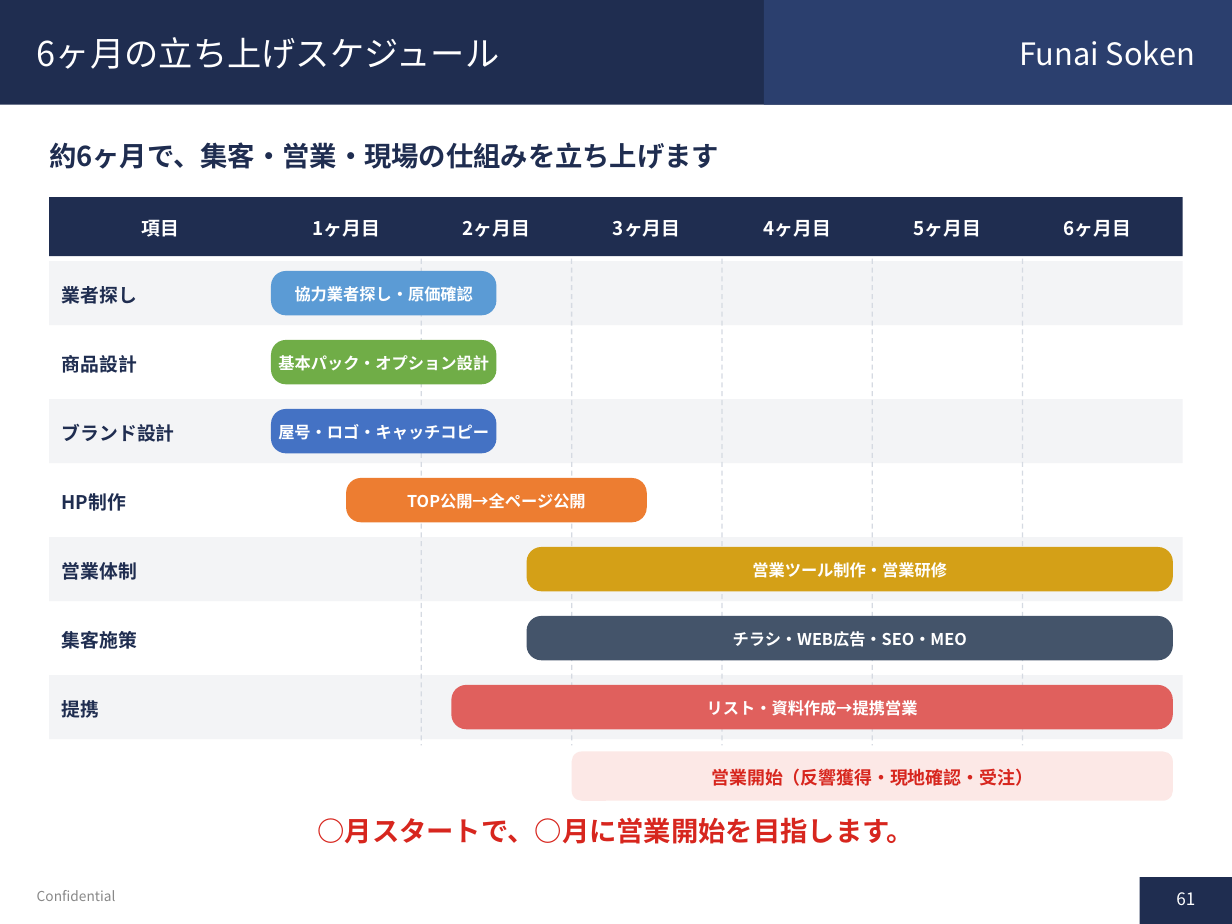
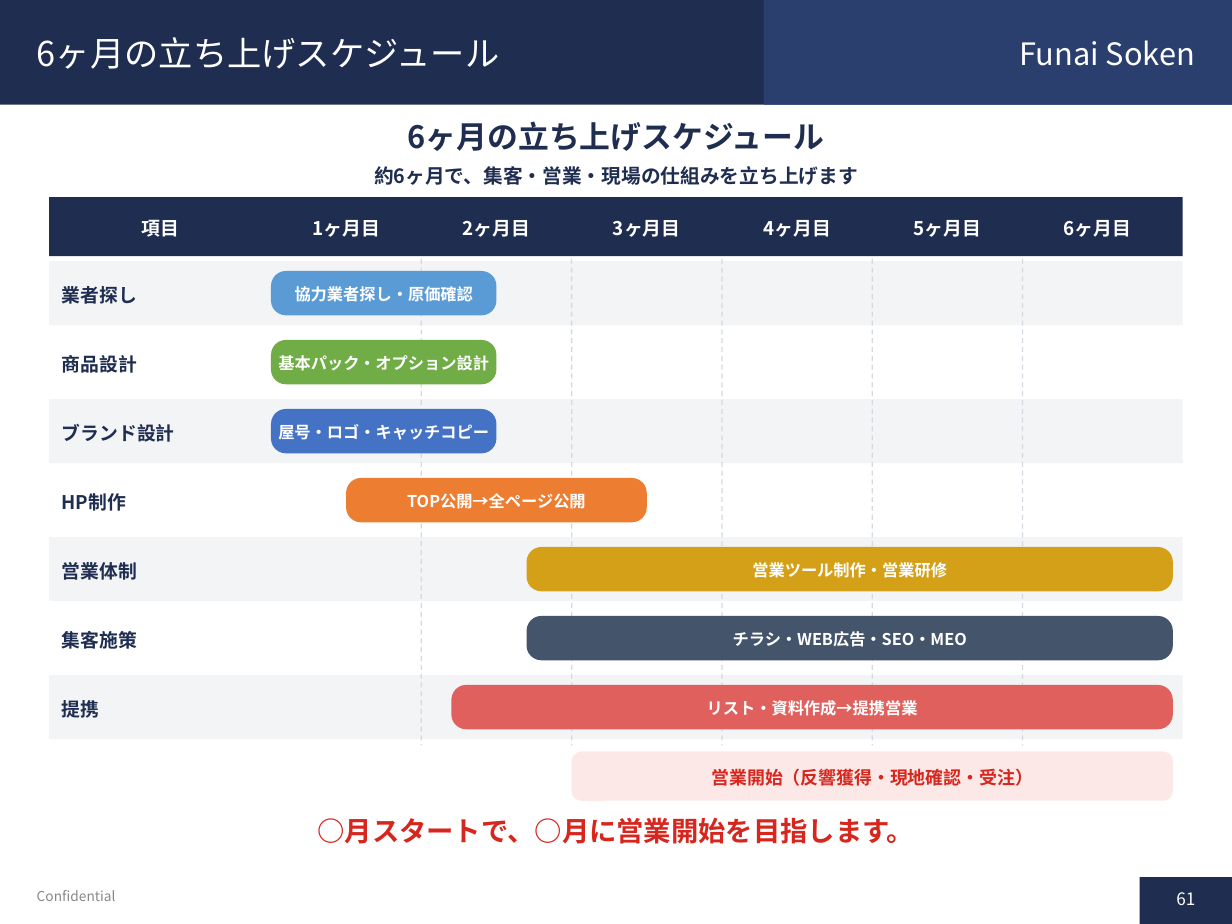
Before and after one commit to soshiro-iki-sys/-, a slide deck: slide 61 of proposals/遺品整理事業_企画書.pptx. Drawn at 1232x924 pixels with LibreOffice and Linux fonts; fonts in the diff are those of the drawing. Boxes give left, top, right and bottom in pixels: in the first picture for what was removed or moved away, otherwise in the second. Text is boxed around its words. In the diff, an @@ line names an element or a change of style, - is before the commit and + after.

```diff
--- a/proposals/遺品整理事業_企画書.pptx
+++ b/proposals/遺品整理事業_企画書.pptx
@@ text added at [408, 121, 824, 151], 18 pt, text #1F2D50, bold @@
+6ヶ月の立ち上げスケジュール
@@ text "約6ヶ月で、集客・営業・現場の仕組みを立ち上げます": place and size @@
-text "約6ヶ月で、集客・営業・現場の仕組みを立ち上げます" at [49, 142, 719, 169]
+text "約6ヶ月で、集客・営業・現場の仕組みを立ち上げます" at [374, 166, 858, 185]
@@ text "約6ヶ月で、集客・営業・現場の仕組みを立ち上げます" at [374, 166, 858, 185]: size 16 to 11.5 pt; alignment left to centre @@
```
Also in this commit, not shown: 46 other slides changed, 1 other file.
